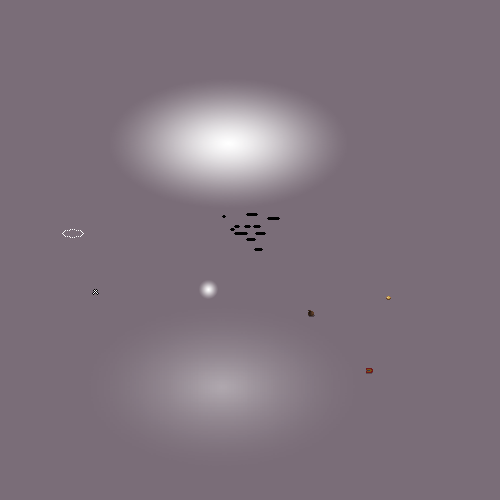
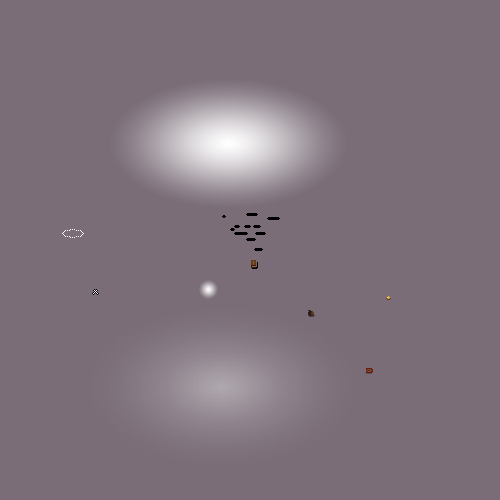
Layered file, before and after one edit (500x500). Changes by layer:
added group "Bible" with 2 layers above "Area Markers" over [251, 260, 258, 269]
added layer "Bible.png" in group "Bible" over [251, 260, 257, 268]
added layer "BibleShadow.png" in group "Bible" over [252, 261, 258, 269]
